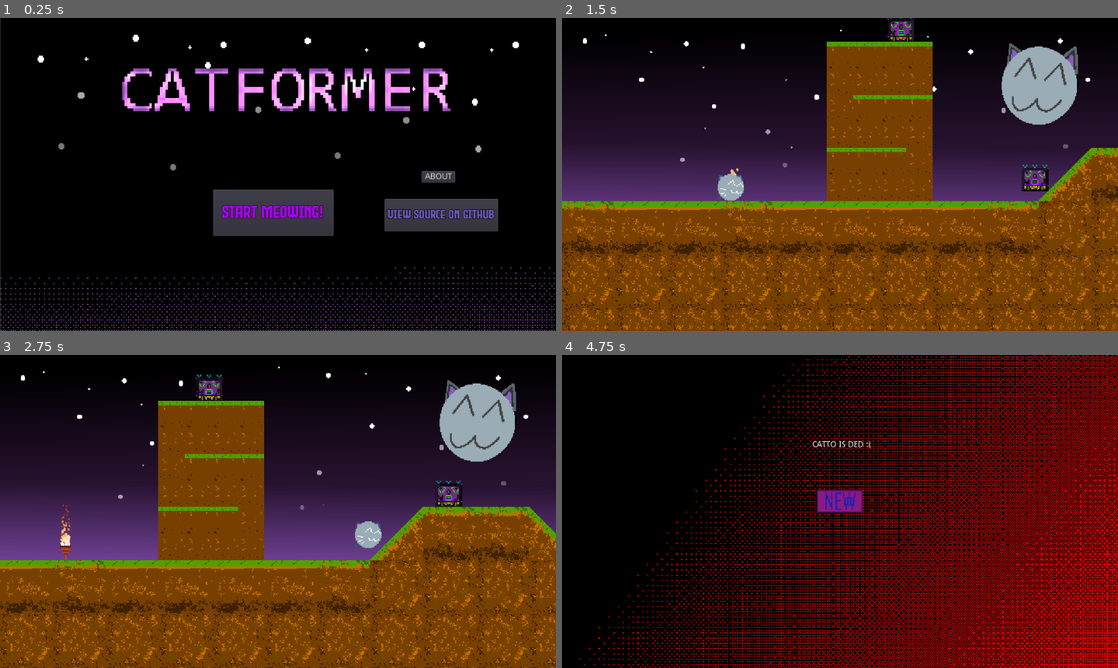
Above: before the commit, frames 1-4 (two rows, left to right).
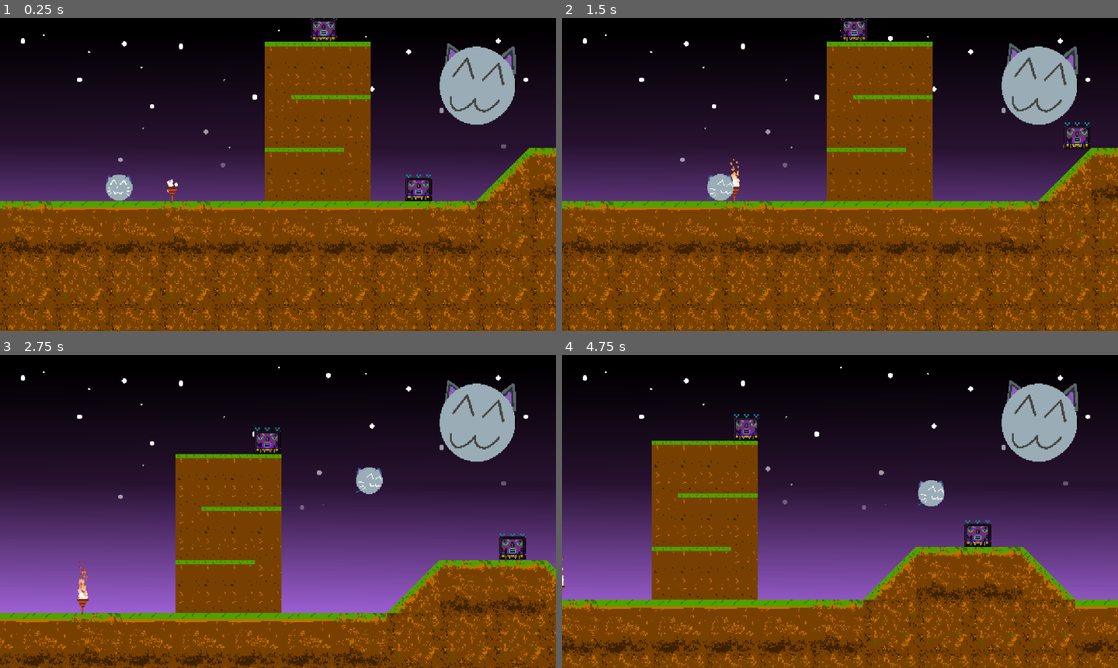
Above: after the commit, the same moments.

Repository: EliasVincent/catformer-simple-godot-platformer
Game: Godot game, scene res://scenes/Level1.tscn
The game is run twice, just before and just after one commit, with the same random seed, the same clock (stepped at 60 frames per second) and the same inputs. Before the commit the project starts from res://scenes/MenuPanel.tscn.
Inputs (mouse positions are in pixels of both pictures, inside the frame that each line leads up to):
- Up to frame 1 (0.25 s): no input
- Up to frame 2 (1.5 s): click (834, 212) at 0.5 s, where only the run before the commit has a clickable "Start Meowing!"; hold D (right) from 1.28 s (still down)
- Up to frame 3 (2.75 s): keep holding D (right); tap Up (jump) at 1.52, 2.27 s
- Up to frame 4 (4.75 s): release D (right) at 2.78 s; hold Left (left) 2.78-3.53 s; hold D (right) from 3.53 s (still down); tap Up (jump) at 3.77, 4.52 s

The runs differ from the first frame. In frame 1, 83% of the frame differs, in the area x 0-100%, y 0-100%; in frame 2, 1.6%; in frame 3, 31%; in frame 4, 83%.

Commit message:
post-acceleration

Diff:
--- a/project.godot
+++ b/project.godot
@@ -16,7 +16,7 @@
 [application]
 
 config/name="2D NES Platformer"
-run/main_scene="res://scenes/MenuPanel.tscn"
+run/main_scene="res://scenes/Level1.tscn"
 config/icon="res://sprites/circlecatidle3.png"
 
 [display]
--- a/scenes/Enemy1.tscn
+++ b/scenes/Enemy1.tscn
@@ -1,8 +1,8 @@
-[gd_scene load_steps=5 format=2]
+[gd_scene load_steps=6 format=2]
 
 [ext_resource path="res://sprites/enemy2.png" type="Texture" id=1]
 [ext_resource path="res://scripts/Enemy1.gd" type="Script" id=2]
-
+[ext_resource path="res://audio/Hit 10 - Sound effects Pack 2.wav" type="AudioStream" id=3]
 
 [sub_resource type="RectangleShape2D" id=1]
 extents = Vector2( 16, 16 )
@@ -49,4 +49,7 @@
 self_modulate = Color( 0.709804, 1, 0, 1 )
 position = Vector2( 0, -3.7944 )
 shape = SubResource( 2 )
+
+[node name="DeathAudioPlayer" type="AudioStreamPlayer" parent="."]
+stream = ExtResource( 3 )
 [connection signal="body_entered" from="Area2D_StompDetector" to="." method="_on_Area2D_StompDetector_body_entered"]
--- a/scenes/MenuPanel.tscn
+++ b/scenes/MenuPanel.tscn
@@ -52,7 +52,7 @@
 position = Vector2( 480.5, 270 )
 scale = Vector2( 2.07576, 2.25 )
 frames = SubResource( 1 )
-frame = 5
+frame = 4
 speed_scale = 0.3
 playing = true
 
--- a/scripts/BlockCat.gd
+++ b/scripts/BlockCat.gd
@@ -2,9 +2,10 @@
 
 var velocity = Vector2(0,0)
 var spawnPoint = Vector2(144, 110.566002)
-const SPEED = 150 # do this HERE, then u only need to change this once
+const MAX_SPEED = 150 # do this HERE, then u only need to change this once
 const GRAVITY = 10
 const JUMPFORCE = -220
+const ACCELERATION = 25
 export var stomp_impulse: = 500
 
 #func _on_Area2D_EnemyDetector_area_entered(area):
@@ -26,18 +27,20 @@
 	get_tree().change_scene("res://scenes/GameOverPanel.tscn")
 
 func _physics_process(delta):
+	var friction = false
 
 	if Input.is_action_pressed("right"):
-		velocity.x = SPEED
+		# now we want to make sure acceleration doesn't exceed the max speed, instead of if statements we use min
+		velocity.x = min(velocity.x+ACCELERATION, MAX_SPEED) # sets the value equal to the smaller of the two values, meaning if accel is over the max speed, it will use the max speed
 		$Sprite.play("walkright") #$ accesses the node's children / names of the animations in AnimatedSprite
 
 	elif Input.is_action_pressed("left"):
-		velocity.x = -SPEED
+		velocity.x = max(velocity.x-ACCELERATION, -MAX_SPEED) #use max because moving left is negative x speed
 		$Sprite.play("walkleft")
 
 	else:
 		$Sprite.play("idle")
-
+		friction = true
 
 
 	velocity.y = velocity.y + GRAVITY # basically the gravity
@@ -46,14 +49,15 @@
 		velocity.y = JUMPFORCE
 		$JumpAudioPlayer.play()
 
+	if is_on_floor():
+		if friction == true:
+			velocity.x = lerp(velocity.x,0,0.14)
+	else:
+		velocity.x = lerp(velocity.x,0,0.04)
+
+
 	move_and_slide(velocity) # function of movement, variable is our velocity var with the Vector2.x
 	velocity = move_and_slide(velocity, Vector2.UP) # fixes the infinitely adding gravity from the velocity.y + X thing
 
-	velocity.x = lerp(velocity.x,0,0.2) # lerp makes velocity closer to 0 over time with the velocity value
-	# the last value sets the speed of the slowdown
 	if position.y > 367:
 		death()
-#func calculate_stomp_velocity(linear_velocity: Vector2, impulse: float) -> Vector2:
-	#var out: = linear_velocity
-	#out.y = -impulse
-	#return out
--- a/scripts/Enemy1.gd
+++ b/scripts/Enemy1.gd
@@ -14,10 +14,15 @@
 	set_physics_process(false) # deactivates enemy when not in view -> performance
 
 
+func deathsound():
+	# BROKEN AAAAA
+	$DeathAudioPlayer.play()
+
 func _on_Area2D_StompDetector_body_entered(body) -> void:
 	# check if the body is lower than the area
 	if body.global_position.y > get_node("Area2D_StompDetector").global_position.y:
 		return
+	deathsound()
 	get_node("CollisionShape2D").disabled = true # when you jump you don't stop
 	queue_free()
 
Not shown, added: audio/Hit 10 - Sound effects Pack 2.wav.import
Not shown, added: audio/Lose 2 - Sound effects Pack 2.wav.import
Not shown, added: audio/Hit 10 - Sound effects Pack 2.wav
Not shown, added: audio/Lose 2 - Sound effects Pack 2.wav
